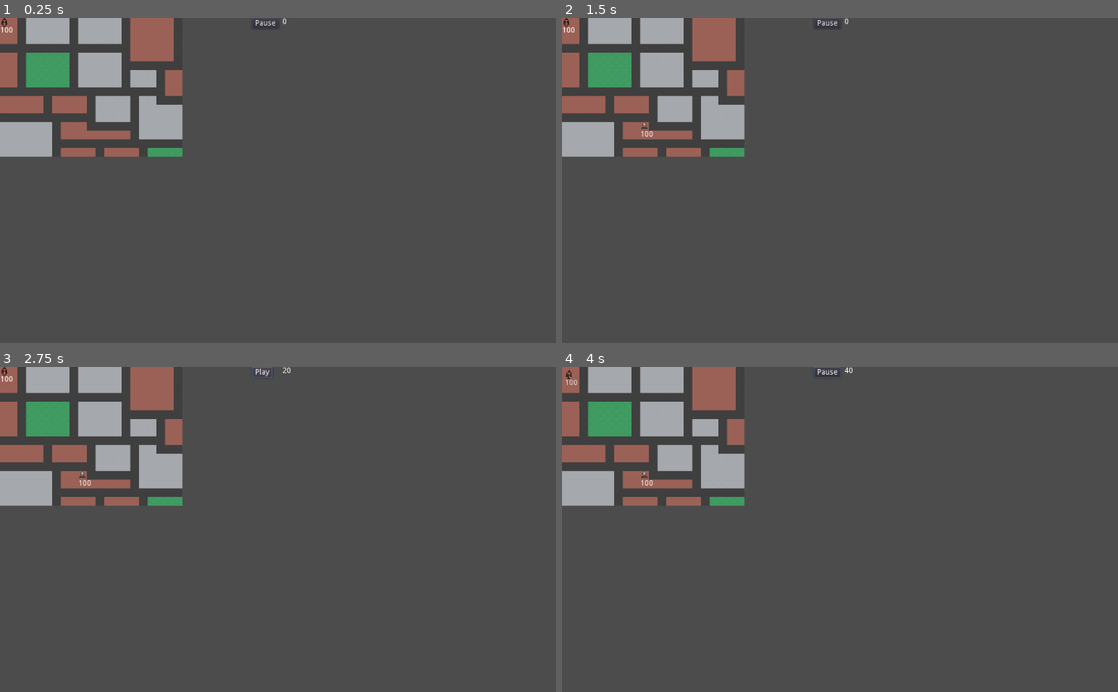
Above: before the commit, frames 1-4 (two rows, left to right).
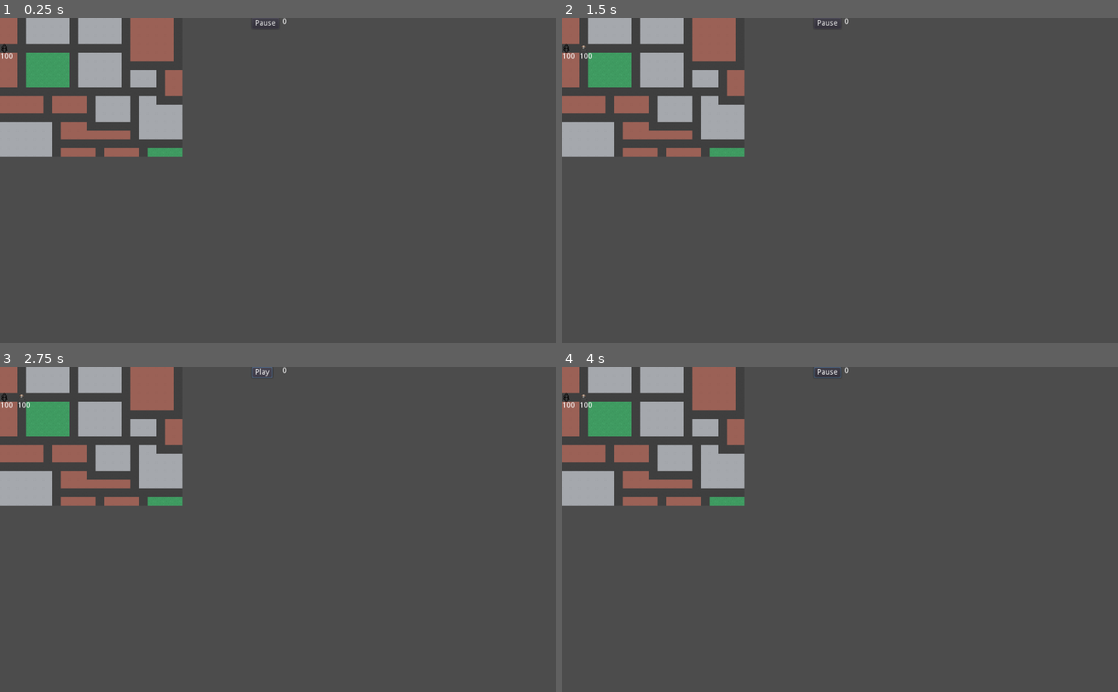
Above: after the commit, the same moments.

Repository: rachd/superhero-dispatcher
Game: Godot game, scene res://Main.tscn
The game is run twice, just before and just after one commit, with the same random seed, the same clock (stepped at 60 frames per second) and the same inputs.
Inputs (mouse positions are in pixels of both pictures, inside the frame that each line leads up to):
- Up to frame 1 (0.25 s): no input
- Up to frame 2 (1.5 s): tap Enter at 0.5 s; move the mouse to (567, 21) at 0.52 s; click (567, 21) at 0.67 s; click (589, 79) at 1.25 s, where only the run before the commit has a clickable "Attack"
- Up to frame 3 (2.75 s): click "Pause" at 2 s
- Up to frame 4 (4 s): click "Play" at 2.75 s; move the mouse to (645, 474) at 3.52 s; click (645, 474) at 3.67 s

The runs differ from the first frame. In frame 1, less than 0.1% of the frame differs, in the area x 0-3%, y 0-13%; in frame 2, 0.1%; in frame 3, 0.2%, in the area x 0-53%, y 0-37%; in frame 4, 0.2%.

Commit message:
implement astar

Diff:
--- a/Hero.gd
+++ b/Hero.gd
@@ -4,14 +4,16 @@
 var attack = 50
 var health = 100
 
-var direction : Vector2 = Vector2.ZERO
 var target_position: Vector2
 var target_villain = null
 var attack_in_progress = false
 var current_health = health
 
+var path
+
 signal hero_selected(hero)
 signal hero_dead(hero, villain)
+signal find_path(start, end, target)
 
 func pause(isPaused):
 	if isPaused:
@@ -21,15 +23,15 @@
 
 func on_click():
 	var info_panel = $HeroPanel
-	var panel_size = info_panel.get_size()
-	if position.x < panel_size.x:
-		info_panel.rect_position.x = 20
-	else:
-		info_panel.rect_position.x = position.x - 50
-	if position.y < panel_size.y:
-		info_panel.rect_position.y = 20
-	else:
-		info_panel.rect_position.y = position.y - 160
+#	var panel_size = info_panel.get_size()
+#	if position.x < panel_size.x:
+#		info_panel.rect_position.x = 20
+#	else:
+#		info_panel.rect_position.x = position.x
+#	if position.y < panel_size.y:
+#		info_panel.rect_position.y = 20
+#	else:
+#		info_panel.rect_position.y = position.y
 	info_panel.set_speed(speed)
 	info_panel.set_health(health)
 	info_panel.set_attack(attack)
@@ -37,7 +39,8 @@
 	info_panel.visible = true
 
 func close_info_panel():
-	$HeroPanel.visible = false
+	pass
+	#$HeroPanel.visible = false
 
 func on_attack_button_pressed():
 	close_info_panel()
@@ -48,6 +51,7 @@
 	$Label.text = str(current_health)
 	self.connect("hero_selected", get_node("/root/Main"), "_on_Hero_clicked")
 	self.connect("hero_dead", get_node("/root/Main"), "_on_Hero_dead")
+	self.connect("find_path", get_node("/root/Main"), "_calculate_new_path")
 
 func start_attack():
 	attack_in_progress = true
@@ -77,11 +81,10 @@
 	var relative_position = villain.position - position
 	target_villain = villain
 	if relative_position.length() <= 4:
-		direction = Vector2.ZERO
 		target_position = position
 	else:
-		direction = relative_position.normalized()
 		target_position = villain.position
+		emit_signal("find_path", position, target_position, self)
 
 func check_if_attack():
 	if !attack_in_progress:
@@ -90,10 +93,14 @@
 			if overlap.get_parent() == target_villain:
 				start_attack()
 
-func _physics_process(delta):
-	var relative_position = target_position - position
-	if relative_position.length() > 4:
-		var movement = direction * speed * delta
-		move_and_collide(movement)
-	else:
-		check_if_attack()
+
+func _process(delta):
+	if path:
+		var target = path[0]
+		var direction = (target - position).normalized()
+		position += direction * speed * delta
+		if position.distance_to(target) < 1:
+			path.remove(0)
+			if path.size() == 0:
+				path = null
+				check_if_attack()
--- a/Hero.tscn
+++ b/Hero.tscn
@@ -9,6 +9,7 @@
 extents = Vector2( 8, 8 )
 
 [node name="Hero" type="KinematicBody2D"]
+position = Vector2( 0, 48 )
 script = ExtResource( 1 )
 
 [node name="Sprite" type="Sprite" parent="."]
--- a/Main.gd
+++ b/Main.gd
@@ -31,3 +31,9 @@
 func _on_Hero_dead(hero, villain):
 	villain.stop_attack()
 	hero.queue_free()
+
+func _calculate_new_path(start_position, target_position, hero):
+	var path = $TownTileMap.calculate_path(start_position, target_position)
+	if path:
+		path.remove(0)
+		hero.path = path
--- /dev/null
+++ b/Town.gd
@@ -0,0 +1,75 @@
+extends TileMap
+
+onready var astar = AStar.new()
+onready var half_cell_size = cell_size / 2
+
+# The bounds of the rectangle containing all used tiles on this tilemap
+onready var used_rect = get_used_rect()
+
+
+func _ready():
+	_add_traversable_tiles()
+
+## Private functions
+
+
+func _add_traversable_tiles():
+	var all_tiles = get_used_cells()
+	var traversable_tiles = []
+	for cell in all_tiles:
+		var cell_id = _get_id_for_point(cell)
+		var cell_name = tile_set.tile_get_name(get_cellv(cell))
+		if cell_name == "road":
+			traversable_tiles.append(cell)
+			astar.add_point(cell_id, Vector3(cell.x, cell.y, 0))
+			var top = cell + Vector2(0, -1)
+			var left = cell + Vector2(-1, 0)
+			var bottom = cell + Vector2(0, 1)
+			var right = cell + Vector2(1, 0)
+			_connect_traversable_tiles(cell_id, top)
+			_connect_traversable_tiles(cell_id, left)
+			_connect_traversable_tiles(cell_id, bottom)
+			_connect_traversable_tiles(cell_id, right)
+
+
+func _connect_traversable_tiles(tile_id, target):
+	var target_id = _get_id_for_point(target)
+	if astar.has_point(target_id):
+		astar.connect_points(tile_id, target_id, true)
+
+
+func _get_id_for_point(point):
+
+	# Offset position of tile with the bounds of the tilemap
+	# This prevents ID's of less than 0, if points are behind (0, 0)
+	var x = point.x - used_rect.position.x
+	var y = point.y - used_rect.position.y
+
+	# Returns the unique ID for the point on the map
+	return x + y * used_rect.size.x
+
+
+func calculate_path(start, end):
+	# Convert positions to cell coordinates
+	var start_tile = world_to_map(start)
+	var end_tile = world_to_map(end)
+
+	# Determines IDs
+	var start_id = _get_id_for_point(start_tile)
+	var end_id = _get_id_for_point(end_tile)
+
+	var has_start = astar.has_point(start_id)
+	var has_end = astar.has_point(end_id)
+
+	if not astar.has_point(start_id) or not astar.has_point(end_id):
+		return null
+
+	# Otherwise, find the map
+	var path_map = astar.get_point_path(start_id, end_id)
+
+	# Convert Vector3 array (remember, AStar is 3D) to real world points
+	var path_world = []
+	for point in path_map:
+		var point_world = map_to_world(Vector2(point.x, point.y))
+		path_world.append(point_world)
+	return path_world
--- a/Town.tscn
+++ b/Town.tscn
@@ -1,6 +1,7 @@
-[gd_scene load_steps=3 format=2]
+[gd_scene load_steps=4 format=2]
 
 [ext_resource path="res://assets/roguelikeCity_magenta.png" type="Texture" id=1]
+[ext_resource path="res://Town.gd" type="Script" id=2]
 
 [sub_resource type="TileSet" id=1]
 0/name = "house"
@@ -49,6 +50,7 @@
 cell_size = Vector2( 16, 16 )
 format = 1
 tile_data = PoolIntArray( 0, 0, 0, 1, 0, 0, 2, 3, 0, 3, 1, 0, 4, 1, 0, 5, 1, 0, 6, 1, 0, 7, 1, 0, 8, 3, 0, 9, 1, 0, 10, …(3152 unchanged characters)…
+script = ExtResource( 2 )
 __meta__ = {
 "_edit_lock_": true
 }
--- a/VillainSpawner.gd
+++ b/VillainSpawner.gd
@@ -28,7 +28,7 @@
 	var cell_coord = tilemap.world_to_map(position)
 	var cell_type_id = tilemap.get_cellv(cell_coord)
 	var isRoad = cell_type_id == tilemap.tile_set.find_tile_by_name("road")
-	return !isRoad
+	return isRoad
 
 func _ready():
 	tilemap = get_node("/root/Main/TownTileMap")
